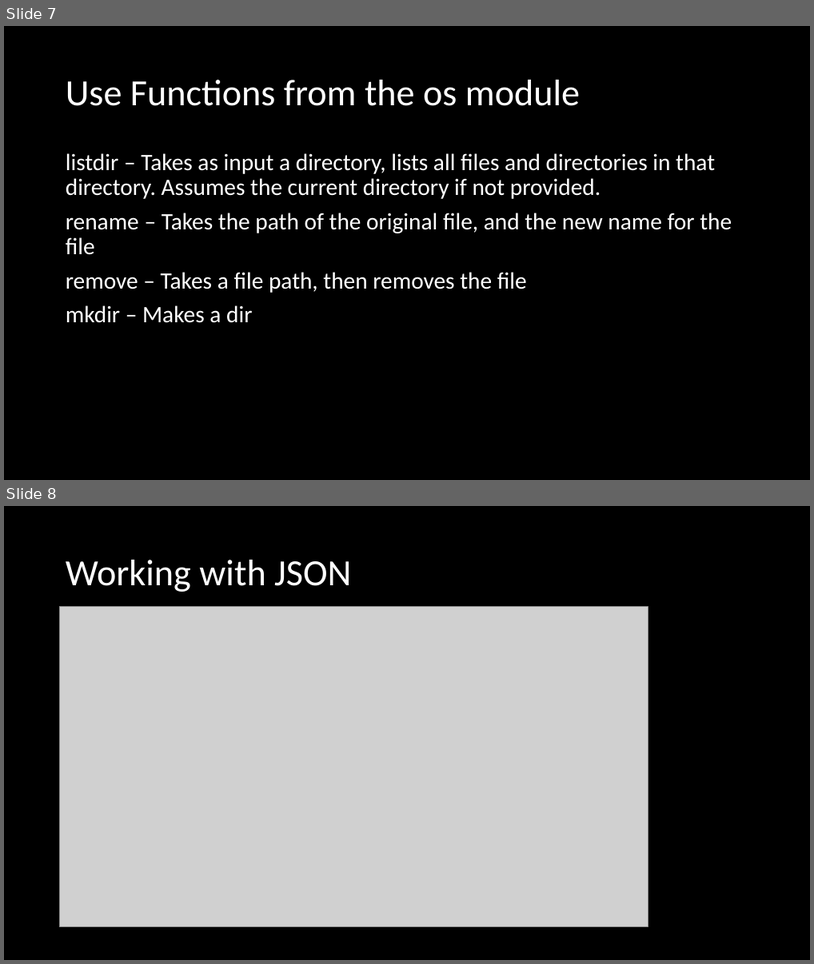
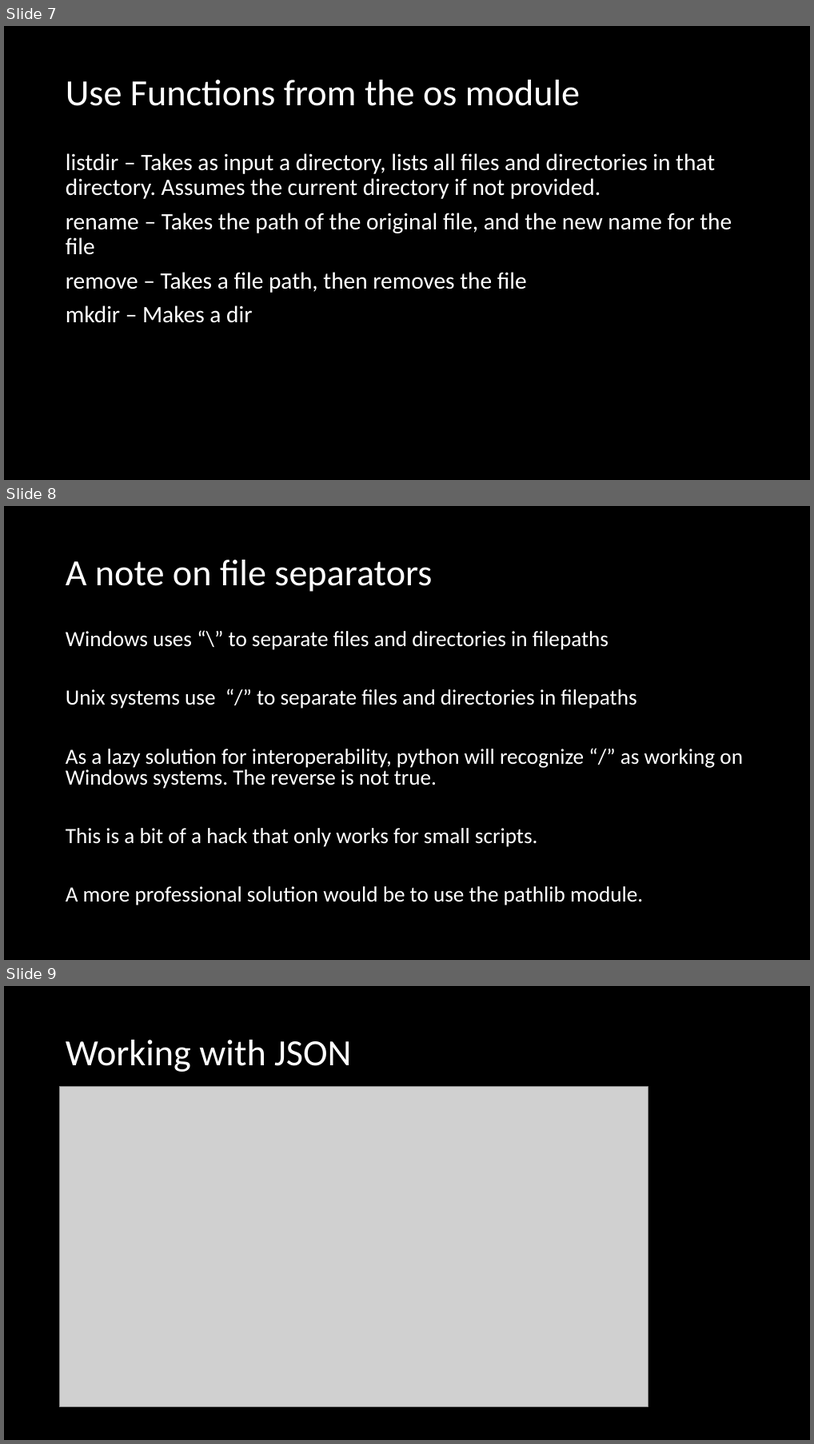
Before and after one commit to RobertKoehlmoos/file-input-output, a slide deck: file_input_output.pptx. Shown one above the other, each under a label of ours: slides 7 and 8 before the commit, slides 7, 8 and 9 after it. The pictures are 814x964 and 814x1444 pixels, drawn with LibreOffice and Linux fonts; fonts in the diff are those of the drawing; grey boxes stand for pictures. Boxes give left, top, right and bottom in pixels: in the first picture for what was removed or moved away, otherwise in the second. Text is boxed around its words. In the diff, an @@ line names an element or a change of style, - is before the commit and + after.

Commit message:
Added a slide on separators to the powerpoint

```diff
--- a/file_input_output.pptx
+++ b/file_input_output.pptx
@@ slide 8 added at bbox=[4, 506, 810, 960], background #000000 @@
@@ title added at bbox=[66, 560, 432, 592], 44 pt, text #FFFFFF @@
+A note on file separators
@@ text added at bbox=[66, 631, 743, 905], 25.9 pt, text #FFFFFF @@
+Windows uses “\” to separate files and directories in filepaths
+Unix systems use “/” to separate files and directories in filepaths
+As a lazy solution for interoperability, python will recognize “/” as working on Windows systems. The reverse is not true.
+This is a bit of a hack that only works for small scripts.
+A more professional solution would be to use the pathlib module.
@@ what was slide 8 is now slide 9 @@
```
